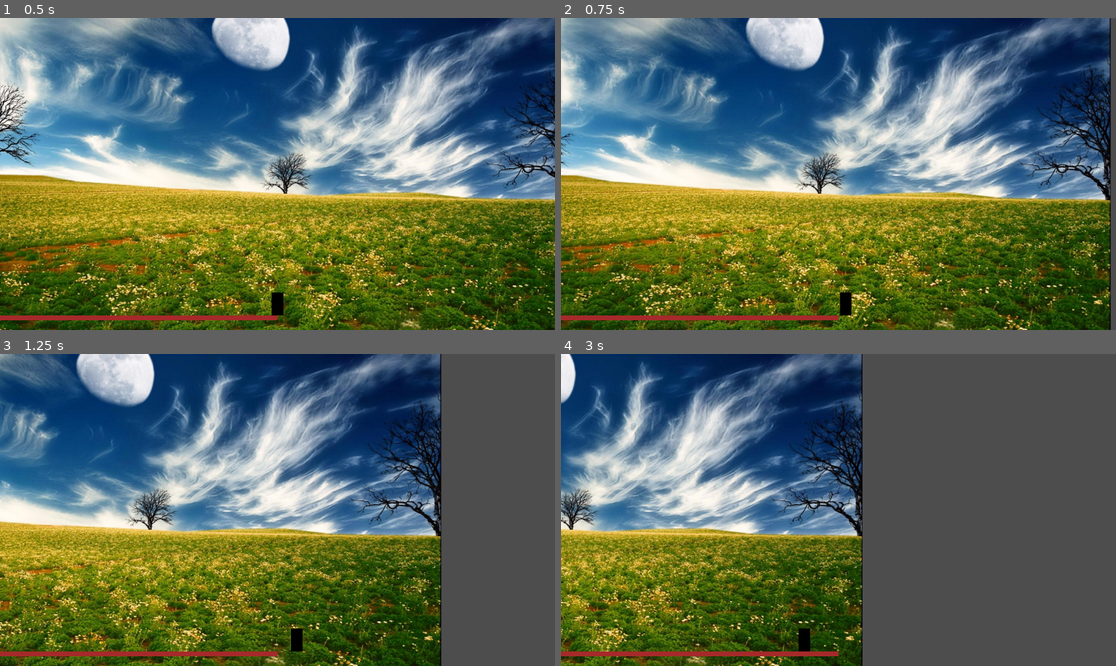
Above: before the commit, frames 1-4 (two rows, left to right).
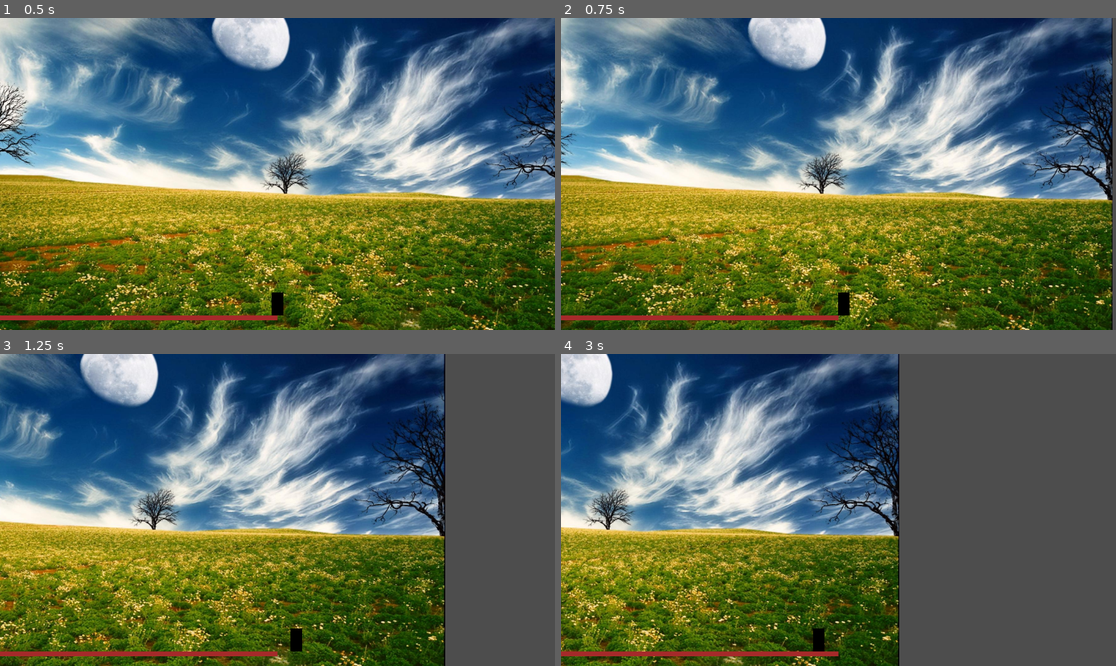
Above: after the commit, the same moments.

Repository: Darr3n2GG/2D-Platformer-Player-Template-WIP
Game: Godot game, scene res://src/scenes/test.tscn
The game is run twice, just before and just after one commit, with the same random seed, the same clock (stepped at 60 frames per second) and the same inputs. The project has no main scene, so this scene is started directly.
Inputs:
- Up to frame 1 (0.5 s): no input
- Up to frame 2 (0.75 s): tap Enter at 0.5 s; hold D (move_right) from 0.53 s (still down)
- Up to frame 3 (1.25 s): keep holding D (move_right)
- Up to frame 4 (3 s): release D (move_right) at 2.03 s; hold A (move_left) 2.03-2.78 s; hold D (move_right) from 2.78 s (still down)

Frame 1 is identical in both runs. In frame 2, 25% of the frame differs, in the area x 0-100%, y 0-100%; in frame 3, 28%; in frame 4, 43%, in the area x 0-61%, y 0-100%.

Commit message:
added movement state machine
TODO:
after creating a player general state machine, create composite states for movement

Diff:
--- a/src/game_objects/Player/AccelStrategy.gd
+++ /dev/null
@@ -1,5 +0,0 @@
-@abstract
-class_name AccelStrategy extends Resource
-
-
-@abstract func apply_acceleration(movement: PlayerMovement, input, delta: float) -> void
--- /dev/null
+++ b/src/game_objects/Player/Movement/AccelStrategy.gd
@@ -0,0 +1,5 @@
+@abstract
+class_name AccelStrategy extends Resource
+
+
+@abstract func apply_acceleration(movement, input, delta: float) -> void
--- a/src/game_objects/Player/ConstAccel.gd
+++ b/src/game_objects/Player/Movement/ConstAccel.gd
@@ -7,7 +7,7 @@
 var final_time: float
 
 
-func apply_acceleration(movement: PlayerMovement, input: LRInput, delta: float) -> void:
+func apply_acceleration(movement, input: LRInput, delta: float) -> void:
 	final_time = get_final_time(movement.velocity_x, input)
 
 	var ticks := delta / final_time
--- a/src/game_objects/Player/ZeroAccel.gd
+++ b/src/game_objects/Player/Movement/ZeroAccel.gd
@@ -1,5 +1,5 @@
 class_name ZeroAccel extends AccelStrategy
 
 
-func apply_acceleration(movement: PlayerMovement, input: LRInput, _delta: float) -> void:
+func apply_acceleration(movement, input: LRInput, _delta: float) -> void:
 	movement.velocity_x = movement.max_speed * input.get_direction()
--- /dev/null
+++ b/src/game_objects/Player/Movement/states/MovementState.gd
@@ -0,0 +1,21 @@
+class_name PlayerMovementState extends State
+
+
+const IDLE = "Idle"
+const ACCEL = "Accel"
+const DECEL = "Decel"
+const TURN = "Turn"
+const MAX = "Max"
+
+var player: CharacterBody2D
+var input: LRInput
+
+
+func _ready() -> void:
+	await owner.ready
+	player = owner as CharacterBody2D
+	input = player.lr_input
+
+# Helper functions
+func is_turning() -> bool:
+	return player.velocity.x != 0.0 and sign(player.velocity.x) != input.get_direction()
--- /dev/null
+++ b/src/game_objects/Player/Movement/states/accel.gd
@@ -0,0 +1,15 @@
+extends PlayerMovementState
+
+
+
+func physics_update(delta: float) -> void:
+	var ticks := delta / 0.1
+	var acceleration = player.max_speed * ticks
+	player.velocity.x = move_toward(player.velocity.x, player.max_speed * input.get_direction(), acceleration)
+
+	if is_equal_approx(player.velocity.x, player.max_speed):
+		finished.emit(MAX)
+	elif not input.get_direction():
+		finished.emit(DECEL)
+	elif is_turning():
+		finished.emit(TURN)
--- /dev/null
+++ b/src/game_objects/Player/Movement/states/decel.gd
@@ -0,0 +1,13 @@
+extends PlayerMovementState
+
+
+
+func physics_update(delta: float) -> void:
+	var ticks := delta / 0.1
+	var acceleration = player.max_speed * ticks
+	player.velocity.x = move_toward(player.velocity.x, player.max_speed * input.get_direction(), acceleration)
+
+	if is_zero_approx(player.velocity.x):
+		finished.emit(IDLE)
+	elif is_turning():
+		finished.emit(TURN)
--- /dev/null
+++ b/src/game_objects/Player/Movement/states/idle.gd
@@ -0,0 +1,6 @@
+extends PlayerMovementState
+
+
+func physics_update(_delta: float) -> void:
+	if input.get_direction():
+		finished.emit(ACCEL)
--- /dev/null
+++ b/src/game_objects/Player/Movement/states/max.gd
@@ -0,0 +1,8 @@
+extends PlayerMovementState
+
+
+func physics_update(_delta: float) -> void:
+	if not input.get_direction():
+		finished.emit(DECEL)
+	elif is_turning():
+		finished.emit(TURN)
--- /dev/null
+++ b/src/game_objects/Player/Movement/states/turn.gd
@@ -0,0 +1,12 @@
+extends PlayerMovementState
+
+
+func physics_update(delta: float) -> void:
+	var ticks := delta / 0.1
+	var acceleration = player.max_speed * ticks
+	player.velocity.x = move_toward(player.velocity.x, player.max_speed * input.get_direction(), acceleration)
+
+	if not is_turning():
+		finished.emit(ACCEL)
+	elif not input.get_direction():
+		finished.emit(DECEL)
--- a/src/game_objects/Player/player.gd
+++ b/src/game_objects/Player/player.gd
@@ -5,6 +5,7 @@
 @export var accel_strategy: AccelStrategy
 
 var gravity = ProjectSettings.get_setting("physics/2d/default_gravity")
+var lr_input = LRInput.new("move_left", "move_right")
 
 
 func _physics_process(delta: float) -> void:
--- /dev/null
+++ b/src/game_objects/Player/player.tscn
@@ -0,0 +1,59 @@
+[gd_scene load_steps=12 format=3 uid="uid://bgsqf48tab66p"]
+
+[ext_resource type="Script" uid="uid://cyntlb36gsg4x" path="res://src/game_objects/Player/player.gd" id="1_row8d"]
+[ext_resource type="Script" uid="uid://bf4yeyev3prjp" path="res://src/game_objects/Player/Movement/ConstAccel.gd" id="2_3pq2h"]
+[ext_resource type="Script" uid="uid://cxjtqg6r2chpq" path="res://src/game_objects/RectanglePolygon2D/rectangle_polygon_2d.gd" id="3_mp16b"]
+[ext_resource type="Script" uid="uid://b1qem1wajd5rq" path="res://src/game_objects/StateMachine/state_machine.gd" id="5_tuiwj"]
+[ext_resource type="Script" uid="uid://cmnm45vvh7pxu" path="res://src/game_objects/Player/Movement/states/idle.gd" id="6_i3pxp"]
+[ext_resource type="Script" uid="uid://w4crsookg4ku" path="res://src/game_objects/Player/Movement/states/accel.gd" id="7_3kr8o"]
+[ext_resource type="Script" uid="uid://dfobspvfwoe6i" path="res://src/game_objects/Player/Movement/states/decel.gd" id="8_row8d"]
+[ext_resource type="Script" uid="uid://b7ew0hofsada4" path="res://src/game_objects/Player/Movement/states/turn.gd" id="9_3pq2h"]
+[ext_resource type="Script" uid="uid://cvvgihjqk6d42" path="res://src/game_objects/Player/Movement/states/max.gd" id="10_mp16b"]
+
+[sub_resource type="Resource" id="Resource_fen8a"]
+script = ExtResource("2_3pq2h")
+metadata/_custom_type_script = "uid://bf4yeyev3prjp"
+
+[sub_resource type="CapsuleShape2D" id="CapsuleShape2D_m5uds"]
+radius = 8.0
+height = 32.0
+
+[node name="Player" type="CharacterBody2D"]
+scale = Vector2(1.5, 1.5)
+script = ExtResource("1_row8d")
+accel_strategy = SubResource("Resource_fen8a")
+
+[node name="RectanglePolygon2D" type="Polygon2D" parent="."]
+color = Color(0, 0, 0, 1)
+polygon = PackedVector2Array(-8, -16, 8, -16, 8, 16, -8, 16)
+script = ExtResource("3_mp16b")
+size = Vector2(16, 32)
+metadata/_custom_type_script = "uid://cxjtqg6r2chpq"
+
+[node name="CollisionShape2D" type="CollisionShape2D" parent="."]
+shape = SubResource("CapsuleShape2D_m5uds")
+
+[node name="MovementStateMachine" type="Node" parent="." node_paths=PackedStringArray("initial_state")]
+script = ExtResource("5_tuiwj")
+initial_state = NodePath("Idle")
+metadata/_custom_type_script = "uid://b1qem1wajd5rq"
+
+[node name="Idle" type="Node" parent="MovementStateMachine"]
+script = ExtResource("6_i3pxp")
+metadata/_custom_type_script = "uid://blxbdsp6g8qh1"
+
+[node name="Accel" type="Node" parent="MovementStateMachine"]
+script = ExtResource("7_3kr8o")
+metadata/_custom_type_script = "uid://blxbdsp6g8qh1"
+
+[node name="Decel" type="Node" parent="MovementStateMachine"]
+script = ExtResource("8_row8d")
+metadata/_custom_type_script = "uid://blxbdsp6g8qh1"
+
+[node name="Turn" type="Node" parent="MovementStateMachine"]
+script = ExtResource("9_3pq2h")
+metadata/_custom_type_script = "uid://blxbdsp6g8qh1"
+
+[node name="Max" type="Node" parent="MovementStateMachine"]
+script = ExtResource("10_mp16b")
+metadata/_custom_type_script = "uid://blxbdsp6g8qh1"
--- a/src/game_objects/Player/player_movement.gd
+++ /dev/null
@@ -1,31 +0,0 @@
-## Player component that provides horizontal movement.
-class_name PlayerMovement extends Node
-
-# Exportable variables
-# NOTE: All exportable variables should be created and exported in your player node.
-var max_speed: float
-var accel_strategy: AccelStrategy
-
-var velocity_x: float
-var enabled: bool = true
-
-var player: CharacterBody2D
-var lr_input := LRInput.new("move_left", "move_right")
-
-
-func _ready() -> void:
-	await get_parent().ready
-	player = get_parent()
-
-	max_speed = player.max_speed
-	accel_strategy = player.accel_strategy
-
-func _physics_process(delta: float) -> void:
-	if not enabled:
-		return
-
-	handle_input(delta)
-	player.velocity.x = velocity_x
-
-func handle_input(delta: float) -> void:
-	accel_strategy.apply_acceleration(self, lr_input, delta)
--- a/src/scenes/test.tscn
+++ b/src/scenes/test.tscn
@@ -1,20 +1,9 @@
-[gd_scene load_steps=10 format=3 uid="uid://dxwptiva8bnis"]
+[gd_scene load_steps=5 format=3 uid="uid://dxwptiva8bnis"]
 
 [ext_resource type="PackedScene" uid="uid://by7th7037lc0x" path="res://src/game_objects/LineGround/line_ground.tscn" id="1_errlg"]
 [ext_resource type="Texture2D" uid="uid://bqmyxh14lp58h" path="res://src/assets/Free-nice-background-HD-1184461877.jpg" id="1_m5uds"]
-[ext_resource type="Script" uid="uid://cyntlb36gsg4x" path="res://src/game_objects/Player/player.gd" id="2_1wpl3"]
-[ext_resource type="Script" uid="uid://cxjtqg6r2chpq" path="res://src/game_objects/RectanglePolygon2D/rectangle_polygon_2d.gd" id="2_ys0to"]
-[ext_resource type="Script" uid="uid://bf4yeyev3prjp" path="res://src/game_objects/Player/ConstAccel.gd" id="4_fen8a"]
+[ext_resource type="PackedScene" uid="uid://bgsqf48tab66p" path="res://src/game_objects/Player/player.tscn" id="3_m5uds"]
 [ext_resource type="Script" uid="uid://ca0hxgmh7ae0q" path="res://src/game_objects/player_camera.gd" id="5_egtcd"]
-[ext_resource type="Script" uid="uid://dypreb14osi0q" path="res://src/game_objects/Player/player_movement.gd" id="5_n5vox"]
-
-[sub_resource type="Resource" id="Resource_fen8a"]
-script = ExtResource("4_fen8a")
-metadata/_custom_type_script = "uid://bf4yeyev3prjp"
-
-[sub_resource type="CapsuleShape2D" id="CapsuleShape2D_m5uds"]
-radius = 8.0
-height = 32.0
 
 [node name="Test" type="Node2D"]
 
@@ -25,25 +14,9 @@
 
 [node name="LineGround" parent="." instance=ExtResource("1_errlg")]
 
-[node name="Player" type="CharacterBody2D" parent="."]
+[node name="Player" parent="." instance=ExtResource("3_m5uds")]
 position = Vector2(0, -34)
-scale = Vector2(1.5, 1.5)
-script = ExtResource("2_1wpl3")
-accel_strategy = SubResource("Resource_fen8a")
-
-[node name="RectanglePolygon2D" type="Polygon2D" parent="Player"]
-color = Color(0, 0, 0, 1)
-polygon = PackedVector2Array(-8, -16, 8, -16, 8, 16, -8, 16)
-script = ExtResource("2_ys0to")
-size = Vector2(16, 32)
-metadata/_custom_type_script = "uid://cxjtqg6r2chpq"
-
-[node name="CollisionShape2D" type="CollisionShape2D" parent="Player"]
-shape = SubResource("CapsuleShape2D_m5uds")
-
-[node name="PlayerMovement" type="Node" parent="Player"]
-script = ExtResource("5_n5vox")
-metadata/_custom_type_script = "uid://dypreb14osi0q"
+accel_strategy = null
 
 [node name="PlayerCamera" type="Camera2D" parent="." node_paths=PackedStringArray("player_node")]
 offset = Vector2(0, -20)
Renamed: src/game_objects/Player/AccelStrategy.gd.uid -> src/game_objects/Player/Movement/AccelStrategy.gd.uid
Renamed: src/game_objects/Player/ConstAccel.gd.uid -> src/game_objects/Player/Movement/ConstAccel.gd.uid
Renamed: src/game_objects/Player/ZeroAccel.gd.uid -> src/game_objects/Player/Movement/ZeroAccel.gd.uid
Not shown, added: src/game_objects/Player/Movement/states/MovementState.gd.uid
Not shown, added: src/game_objects/Player/Movement/states/accel.gd.uid
Not shown, added: src/game_objects/Player/Movement/states/decel.gd.uid
Not shown, added: src/game_objects/Player/Movement/states/idle.gd.uid
Not shown, added: src/game_objects/Player/Movement/states/max.gd.uid
Not shown, added: src/game_objects/Player/Movement/states/turn.gd.uid
Not shown, removed: src/game_objects/Player/player_movement.gd.uid
